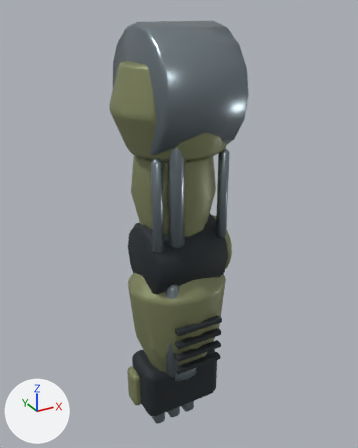
Renders of the glTF model assets/models/parts/arms_03.glb from each side of a commit.
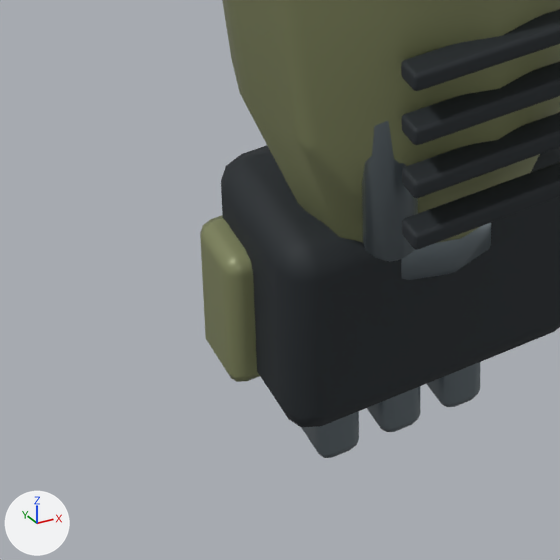
There are two pictures of each version: one whole from a 50 mm lens placed at (-0.382, -0.702, 0.121), pointed at (0.015, 0.02, -0.24), one close up on the part from 22% to 59% of the width and 70% to 100% of the height. Arrows for +X, +Y and +Z are at lower left; the lights stay in place. The last two pictures show the newer version. Where no turn or scale is listed for an object, it has been applied to the vertices. Vertices at exactly the same position are counted once.

The first close-up shows 'Forearm.002_Geometry'.
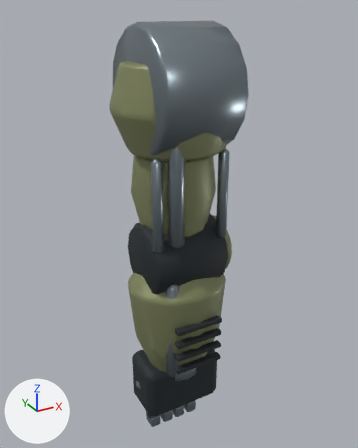
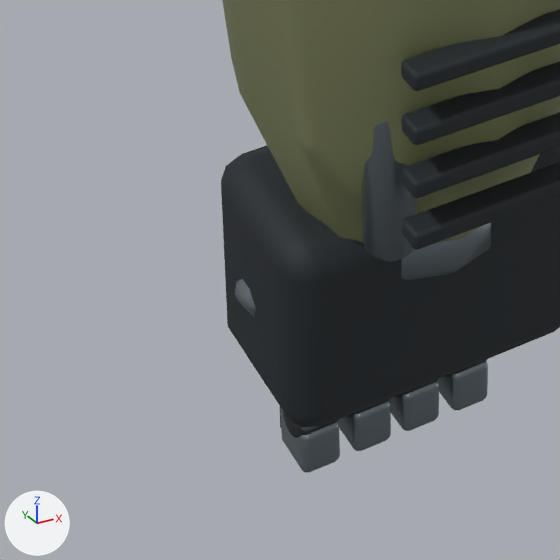
Where the newer file only moved an object's origin or applied its transform, the numbers keep the older frame.

Changed parts and their boxes (x1, y1, x2, y2) in the close-ups (560 x 560 px):
'Forearm.002_Geometry', reshaped: before (200, 0, 560, 458); after (221, 0, 560, 427)
'FingerIndex3.002_Geometry', added: after (280, 407, 340, 473)
    faces in mat_machined_steel (grey #869399): (281, 409, 340, 473)
    faces in mat_rubber_and_joints (dark grey #292f33): (280, 407, 339, 438)
'FingerMiddle3.002_Geometry', added: after (338, 399, 391, 451)
    faces in mat_machined_steel (grey #869399): (338, 400, 391, 451)
'FingerRing3.002_Geometry', added: after (389, 379, 439, 431)
    faces in mat_machined_steel (grey #869399): (389, 381, 439, 431)
'FingerPinky3.002_Geometry', added: after (438, 359, 488, 410)
    faces in mat_machined_steel (grey #869399): (438, 361, 488, 410)
'FingerThumb1.002_Geometry', added: after (235, 279, 256, 317)
part 1 of me_cube_026, deleted: before (301, 411, 359, 458)
part 2 of me_cube_026, deleted: before (200, 215, 260, 382)
part 3 of me_cube_026, deleted: before (367, 386, 420, 432)
part 4 of me_cube_026, deleted: before (427, 362, 480, 407)

What the commit changed:
me_cube_026 is used by ob_forearm_002_geometry; location (-0.035, 0.025, -0.645).
me_cube_026 had 1032 vertices, 1988 faces and spanned x -0.058..0.128, y -0.111..0.06, z -0.038..0.414.
me_cube_026 now has 841 vertices, 1622 faces and spans x -0.058..0.128, y -0.112..0.059, z 0.025..0.414.
me_cube_026 part 1: the loose piece of 56 vertices spanning x -0.012..0.012, y -0.019..0.019, z -0.038..0.038 is deleted.
me_cube_026 part 2: the loose piece of 56 vertices spanning x -0.058..-0.023, y -0.02..0.02, z 0.032..0.107 is deleted.
me_cube_026 part 3: the loose piece of 56 vertices spanning x 0.023..0.047, y -0.019..0.019, z -0.038..0.038 is deleted.
me_cube_026 part 4: the loose piece of 56 vertices spanning x 0.058..0.082, y -0.019..0.019, z -0.038..0.038 is deleted.
Other edits to the shape of me_cube_026 do not show in these pictures.
Mesh me_cylinder_081 is new.
It has 116 vertices, 224 faces and spans x -0.0157..0.0257, y -0.016..0.016, z -0.0285..0.0149.
Faces by material slot: [116, 108].
It uses material mat_machined_steel (grey #869399).
It uses material mat_arms_03_armor (yellow #848961).
Mesh me_cylinder_077 is new.
It has 172 vertices, 332 faces and spans x -0.012..0.012, y -0.0125..0.0215, z -0.0275..0.0109.
Faces by material slot: [224, 108].
It uses material mat_rubber_and_joints (dark grey #292f33).
It uses material mat_machined_steel (grey #869399).
Mesh me_cylinder_080 is new.
It has 172 vertices, 332 faces and spans x -0.012..0.012, y -0.0125..0.0215, z -0.0275..0.0109.
Faces by material slot: [224, 108].
It uses material mat_rubber_and_joints (dark grey #292f33).
It uses material mat_machined_steel (grey #869399).
Mesh me_cylinder_074 is new.
It has 172 vertices, 332 faces and spans x -0.012..0.012, y -0.0125..0.0215, z -0.0275..0.0109.
Faces by material slot: [224, 108].
It uses material mat_rubber_and_joints (dark grey #292f33).
It uses material mat_machined_steel (grey #869399).
Mesh me_cylinder_071 is new.
It has 172 vertices, 332 faces and spans x -0.012..0.012, y -0.0125..0.0215, z -0.0275..0.0109.
Faces by material slot: [224, 108].
It uses material mat_rubber_and_joints (dark grey #292f33).
It uses material mat_machined_steel (grey #869399).
Object 'FingerThumb1.002_Geometry' (ob_fingerthumb1_002_geometry) is new; it shows me_cylinder_081.
Its location is (-0.069, 0.014, -0.565).
Object 'FingerRing3.002_Geometry' (ob_fingerring3_002_geometry) is new; it shows me_cylinder_077.
Its location is (0.014, 0.025, -0.664).
Object 'FingerPinky3.002_Geometry' (ob_fingerpinky3_002_geometry) is new; it shows me_cylinder_080.
Its location is (0.043, 0.025, -0.664).
Object 'FingerMiddle3.002_Geometry' (ob_fingermiddle3_002_geometry) is new; it shows me_cylinder_074.
Its location is (-0.014, 0.025, -0.664).
Object 'FingerIndex3.002_Geometry' (ob_fingerindex3_002_geometry) is new; it shows me_cylinder_071.
Its location is (-0.043, 0.025, -0.664).
